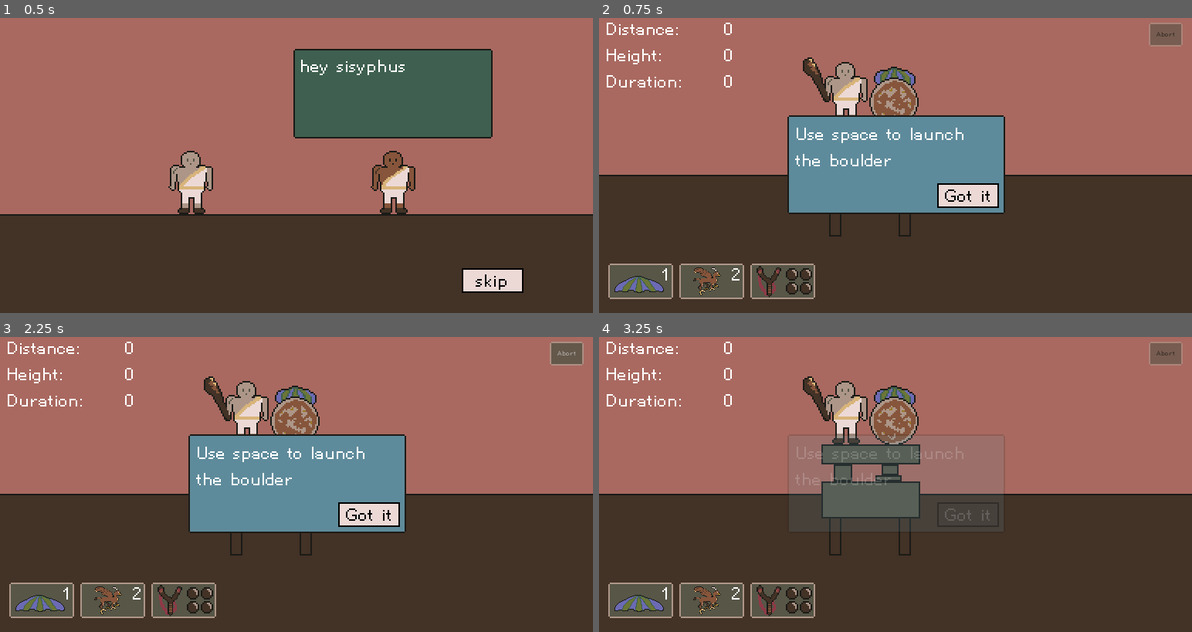
Above: before the commit, frames 1-4 (two rows, left to right).
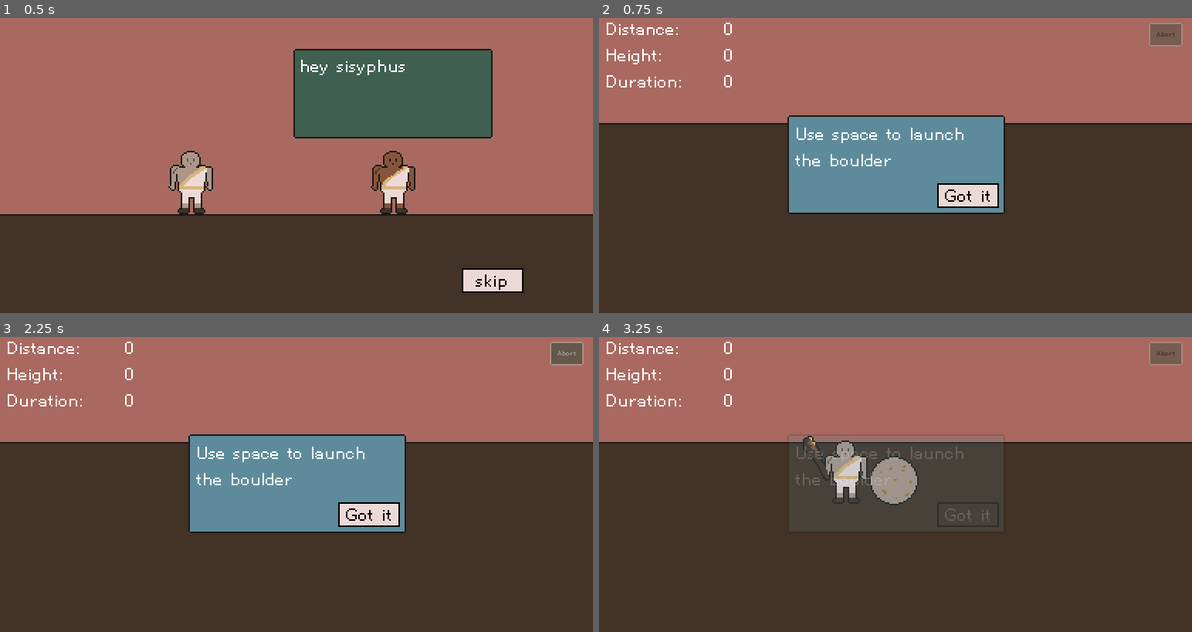
Above: after the commit, the same moments.

Repository: nolenroyalty/sisyphus-needs-a-nap
Game: Godot game, scene res://Intro/Intro.tscn
The game is run twice, just before and just after one commit, with the same random seed, the same clock (stepped at 60 frames per second) and the same inputs.
Inputs (mouse positions are in pixels of both pictures, inside the frame that each line leads up to):
- Up to frame 1 (0.5 s): no input
- Up to frame 2 (0.75 s): click "skip" at 0.5 s
- Up to frame 3 (2.25 s): click (41, 599) at 1.27 s; click "Abort" at 2 s
- Up to frame 4 (3.25 s): click "Got it" at 2.75 s

Frame 1 is identical in both runs. In frame 2, 18% of the frame differs, in the area x 0-100%, y 13-96%; in frame 3, 18%; in frame 4, 26%.

Commit message:
add shop text, make dialogue softer

Diff:
--- a/Shop/Shop.tscn
+++ b/Shop/Shop.tscn
@@ -9,6 +9,10 @@
 
 [sub_resource type="DynamicFont" id=1]
 size = 12
+font_data = ExtResource( 5 )
+
+[sub_resource type="DynamicFont" id=2]
+size = 24
 font_data = ExtResource( 5 )
 
 [node name="ShopRoot" type="Node2D"]
@@ -156,3 +160,11 @@
 custom_fonts/font = SubResource( 1 )
 text = "Hover over an item to see a description"
 autowrap = true
+
+[node name="Label" type="Label" parent="."]
+margin_top = 7.0
+margin_right = 240.0
+margin_bottom = 32.0
+custom_fonts/font = SubResource( 2 )
+text = "Shop"
+align = 1
--- a/State/State.gd
+++ b/State/State.gd
@@ -29,7 +29,7 @@
 var has_griffin = false
 var strength_level = 0
 var launch_day = 1
-var testing_level = 3
+var testing_level = 0
 
 var fact_state = {}
 var achievement_state = {}
--- a/UI/DialogueBox.gd
+++ b/UI/DialogueBox.gd
@@ -6,7 +6,7 @@
 
 onready var audio = $AudioStreamPlayer
 onready var label = $Label
-var sound = load("res:///sounds/dialogue2.wav")
+var sound = preload("res:///Sounds/dialogue2.wav")
 var characters_per_second = 25
 var play_sound_every_n_characters = 3
 var end_of_dialogue_default_pause = 1.0
--- a/project.godot
+++ b/project.godot
@@ -64,8 +64,8 @@
 
 window/size/width=384
 window/size/height=192
-window/size/test_width=1152
-window/size/test_height=576
+window/size/test_width=768
+window/size/test_height=384
 window/stretch/mode="2d"
 window/stretch/aspect="keep"
 
Not shown: 1 places in Shop/Shop.tscn that only renumber resources
